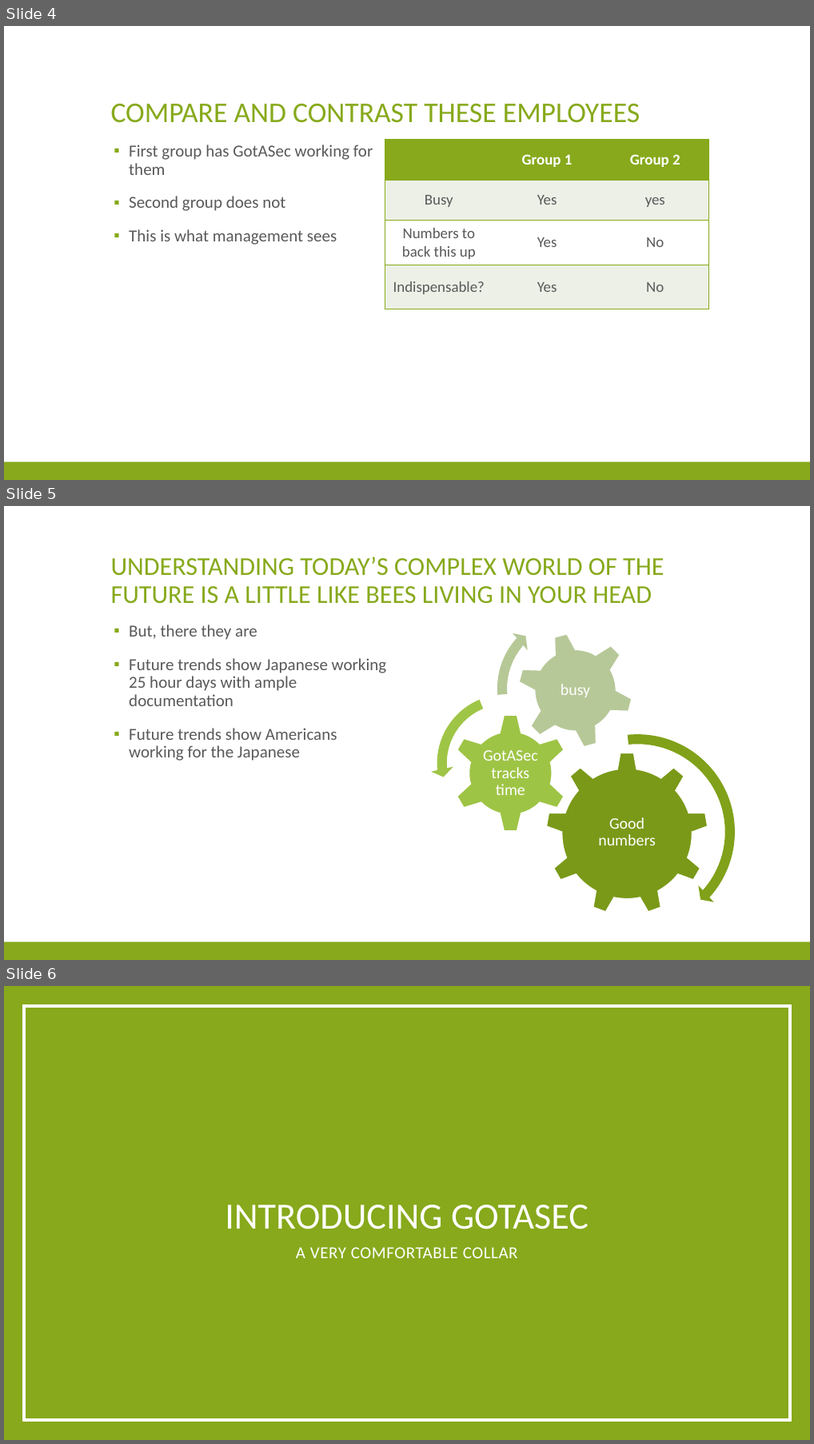
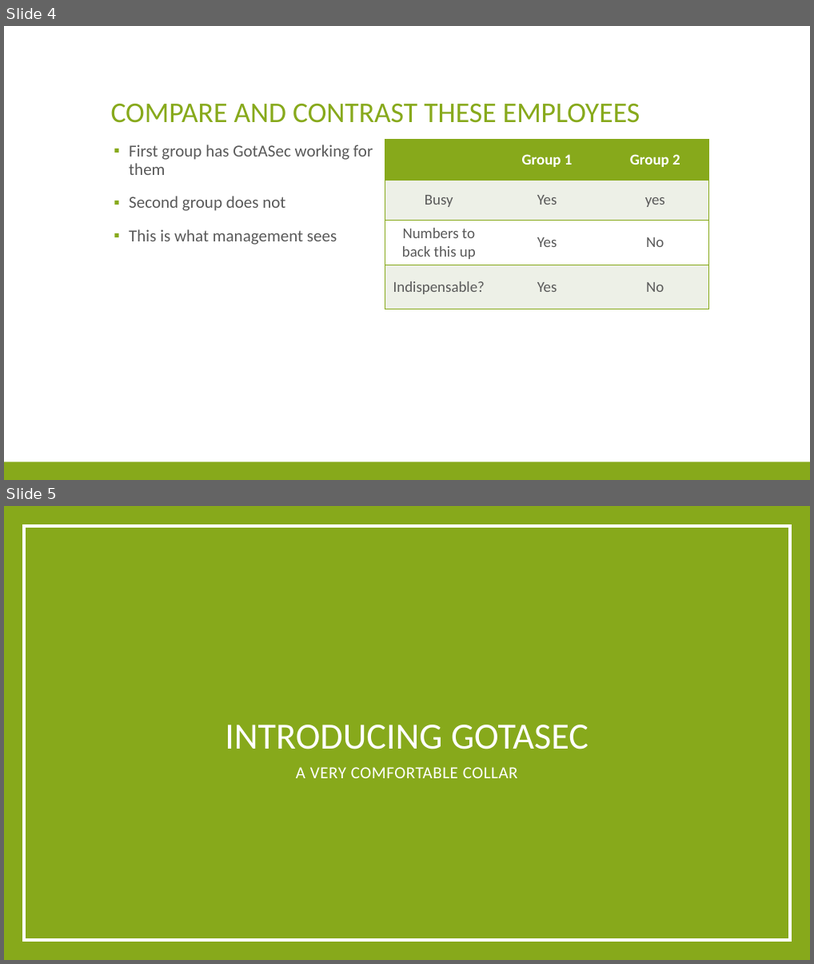
Before and after one commit to randybey/gotAsec, a slide deck: Time Tracking solutions.pptx. Shown one above the other, each under a label of ours: slides 4, 5 and 6 before the commit, slides 4 and 5 after it. The pictures are 814x1444 and 814x964 pixels, drawn with LibreOffice and Linux fonts; fonts in the diff are those of the drawing. Boxes give left, top, right and bottom in pixels: in the first picture for what was removed or moved away, otherwise in the second. Text is boxed around its words. In the diff, an @@ line names an element or a change of style, - is before the commit and + after.

```diff
--- a/Time Tracking solutions.pptx
+++ b/Time Tracking solutions.pptx
@@ slide 5 removed at (4,506,810,960), background #FFFFFF; not listed: 1 template element that a slide beside it also shows @@
@@ title removed at (111,556,664,604) @@
-UNDERSTANDING TODAY’S COMPLEX WORLD OF THE FUTURE IS A LITTLE LIKE BEES LIVING IN YOUR HEAD
@@ text removed at (129,624,387,760) @@
-▪ But, there they are
-▪ Future trends show Japanese working 25 hour days with ample documentation
-▪ Future trends show Americans working for the Japanese
@@ group removed at (431,607,742,936): 3 gears, 3 texts, 2 circular arrows, 1 left circular arrow @@
-Good numbers
-GotASec tracks time
-busy
@@ what was slide 6 is now slide 5 @@
```
Also in this commit, not shown: 3 slides changed.
